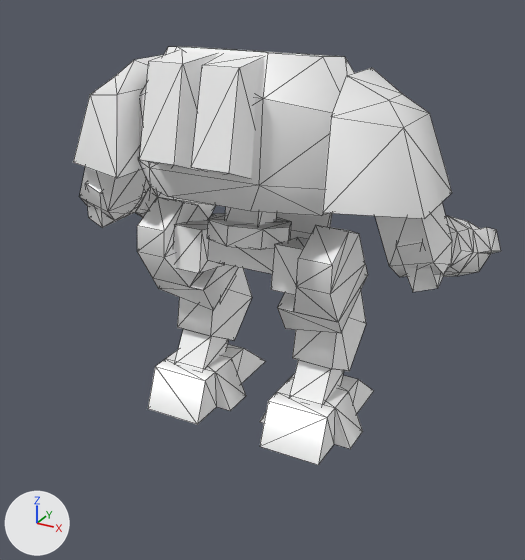
Renders of the glTF model assets/models/trooper.glb from each side of a commit.
The view is the same before and after, from a 50 mm lens placed at (6.27, -10.3, 8.41), pointed at (0.23, 0.67, 2.93). Arrows for +X, +Y and +Z are at lower left; the lights stay in place. The picture after the commit comes second. Mesh edges are drawn as thin lines.

Objects in the first picture: 'Arm_Left_B01', 'Arm_Left_B02', 'Arm_Right_B01', 'Arm_Right_B02', 'Leg_Left_B01', 'Leg_Left_B02', 'Leg_Left_B03', 'Leg_Right_B01', 'Leg_Right_B02', 'Leg_Right_B03', 'Torso'.
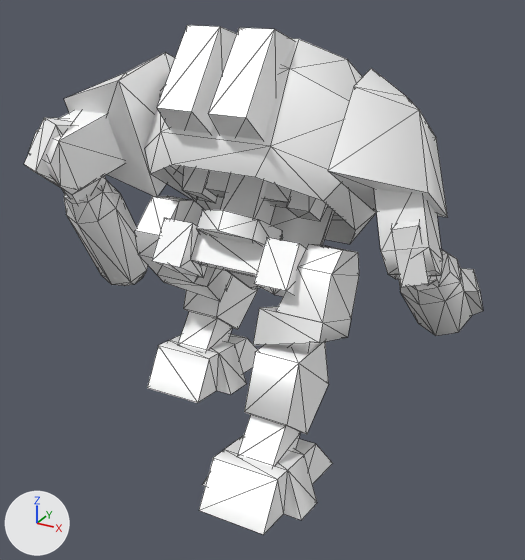
What differs and where, as boxes (x1, y1, x2, y2) in the pictures (525 x 560 px):
'Torso', turned
    before: (139, 47, 354, 295)
    after: (145, 25, 377, 296)
'Arm_Right_B01', turned
    before: (323, 68, 452, 277)
    after: (328, 68, 448, 279)
'Leg_Right_B03', turned
    before: (260, 374, 374, 465)
    after: (199, 435, 333, 535)
'Arm_Left_B01', turned
    before: (73, 55, 163, 220)
    after: (28, 52, 179, 196)
'Leg_Right_B02', turned
    before: (289, 291, 366, 405)
    after: (238, 342, 328, 466)
'Leg_Right_B01', turned
    before: (278, 225, 368, 333)
    after: (253, 244, 359, 352)
'Arm_Right_B02', turned
    before: (396, 216, 501, 292)
    after: (391, 221, 483, 336)
'Arm_Left_B02', turned
    before: (85, 178, 216, 228)
    after: (24, 118, 148, 286)
'Leg_Left_B03', turned
    before: (148, 344, 265, 424)
    after: (147, 334, 257, 403)
'Leg_Left_B01', turned
    before: (137, 197, 238, 311)
    after: (135, 196, 232, 302)
'Leg_Left_B02', turned
    before: (175, 267, 252, 370)
    after: (178, 275, 258, 351)

Patch to the scene script:
```diff
--- a/assets/models/trooper.glb.py
+++ b/assets/models/trooper.glb.py
@@ ob_torso @@
 ob_torso.location = (0.0, 0.548, 0.574)
-ob_torso.rotation_euler = (-0.0494, 0.0, 0.0)  # degrees (-2.8, 0, 0)
+ob_torso.rotation_euler = (-0.466, 0.0, 0.0)  # degrees (-27, 0, 0)
@@ ob_arm_right_b01 @@
 ob_arm_right_b01.location = (2.464, -0.104, 1.296)
-ob_arm_right_b01.rotation_euler = (-1.68, -0.189, 0.00138)  # degrees (-96, -11, 0.1)
+ob_arm_right_b01.rotation_euler = (-1.796, -0.188, 0.0231)  # degrees (-103, -11, 1.3)
@@ ob_arm_right_b02 @@
 ob_arm_right_b02.location = (0.556, 2.292, 0.0707)
-ob_arm_right_b02.rotation_euler = (0.913, -0.144, -0.132)  # degrees (52, -8.3, -7.6)
+ob_arm_right_b02.rotation_euler = (1.047, -0.0988, -0.145)  # degrees (60, -5.7, -8.3)
@@ ob_arm_left_b01 @@
 ob_arm_left_b01.location = (-2.417, -0.104, 1.282)
-ob_arm_left_b01.rotation_euler = (-1.707, 0.254, 0.072)  # degrees (-98, 15, 4.1)
+ob_arm_left_b01.rotation_euler = (-2.52, 0.228, -0.133)  # degrees (-144, 13, -7.6)
@@ ob_arm_left_b02 @@
 ob_arm_left_b02.location = (-0.383, 2.208, 0.351)
-ob_arm_left_b02.rotation_euler = (0.935, 0.271, -0.0428)  # degrees (54, 16, -2.5)
+ob_arm_left_b02.rotation_euler = (1.388, 0.168, 0.00866)  # degrees (80, 9.6, 0.5)
@@ ob_leg_right_b01 @@
 ob_leg_right_b01.location = (1.23, 0.179, -0.61)
-ob_leg_right_b01.rotation_euler = (0.348, 0.0016, 0.0141)  # degrees (20, 0.1, 0.8)
+ob_leg_right_b01.rotation_euler = (-0.542, 0.0119, 0.0076)  # degrees (-31, 0.7, 0.4)
@@ ob_leg_right_b02 @@
 ob_leg_right_b02.location = (0.0457, 0.511, -2.036)
-ob_leg_right_b02.rotation_euler = (-0.96, 0.0, 0.0)  # degrees (-55, 0, 0)
+ob_leg_right_b02.rotation_euler = (-0.25, -0.00979, 0.00105)  # degrees (-14, -0.6, 0.1)
@@ ob_leg_left_b01 @@
 ob_leg_left_b01.location = (-1.313, 0.179, -0.665)
-ob_leg_left_b01.rotation_euler = (0.349, -0.00163, -0.0143)  # degrees (20, -0.1, -0.8)
+ob_leg_left_b01.rotation_euler = (0.541, 0.00111, -0.0143)  # degrees (31, 0.1, -0.8)
@@ ob_leg_left_b02 @@
 ob_leg_left_b02.location = (-0.0373, 0.428, -1.903)
-ob_leg_left_b02.rotation_euler = (-0.96, 0.0, 0.0)  # degrees (-55, 0, 0)
+ob_leg_left_b02.rotation_euler = (-1.301, -0.00392, 0.00288)  # degrees (-75, -0.2, 0.2)
```
